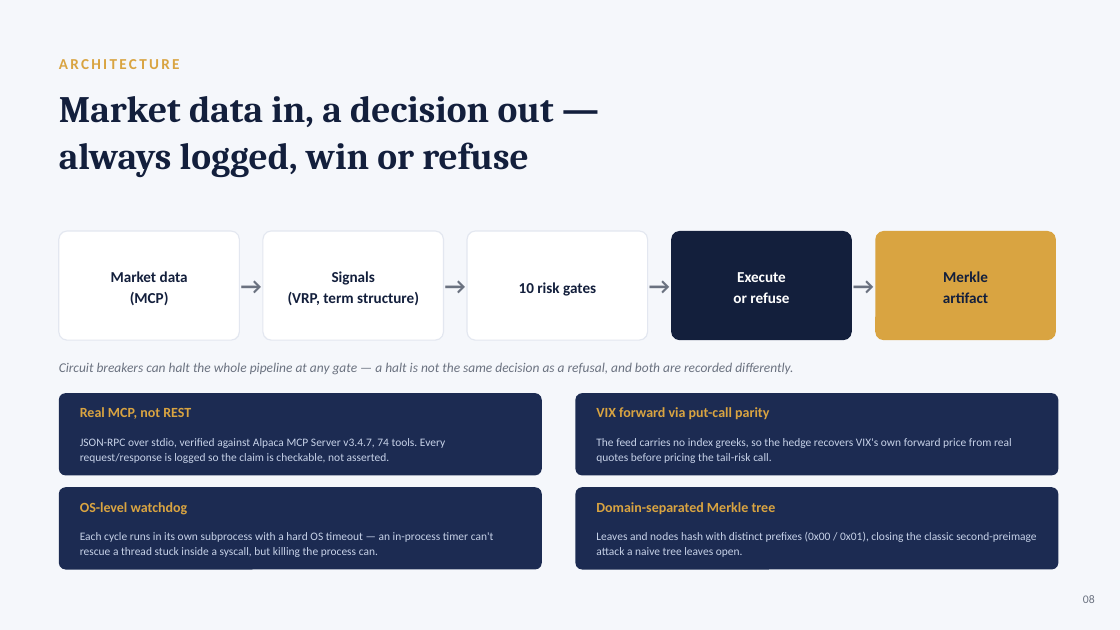
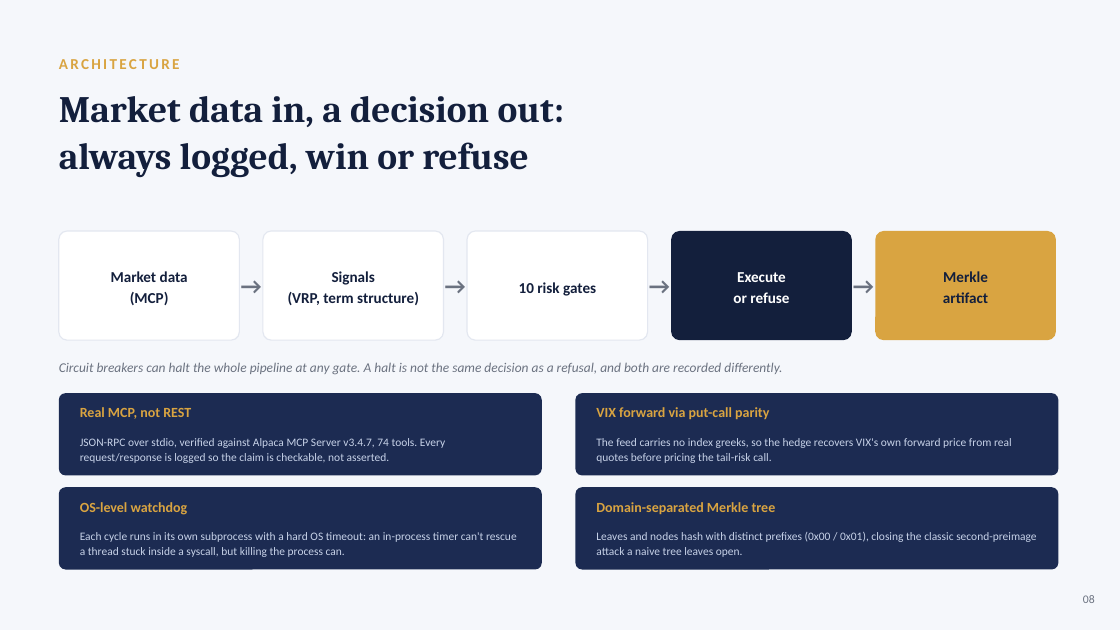
Before and after one commit to nilaymastaadmi/alpaca-hackathon, a slide deck: slide 8 of presentation/slides_draft.pptx. Drawn at 1120x630 pixels with LibreOffice and Linux fonts; fonts in the diff are those of the drawing. Boxes give left, top, right and bottom in pixels: in the first picture for what was removed or moved away, otherwise in the second. Text is boxed around its words. In the diff, an @@ line names an element or a change of style, - is before the commit and + after.

```diff
--- a/presentation/slides_draft.pptx
+++ b/presentation/slides_draft.pptx
@@ text at [59,96,565,127]: text changed @@
-Market data in, a decision out —
+Market data in, a decision out:
@@ text at [59,362,782,374]: text changed @@
-Circuit breakers can halt the whole pipeline at any gate — a halt is not the same decision as a refusal, and both are recorded differently.
+Circuit breakers can halt the whole pipeline at any gate. A halt is not the same decision as a refusal, and both are recorded differently.
@@ text at [80,532,517,557]: text changed @@
-Each cycle runs in its own subprocess with a hard OS timeout — an in-process timer can't rescue a thread stuck inside a syscall, but killing the process can.
+Each cycle runs in its own subprocess with a hard OS timeout: an in-process timer can't rescue a thread stuck inside a syscall, but killing the process can.
```
Also in this commit, not shown: 13 other slides changed, 2 other files.
